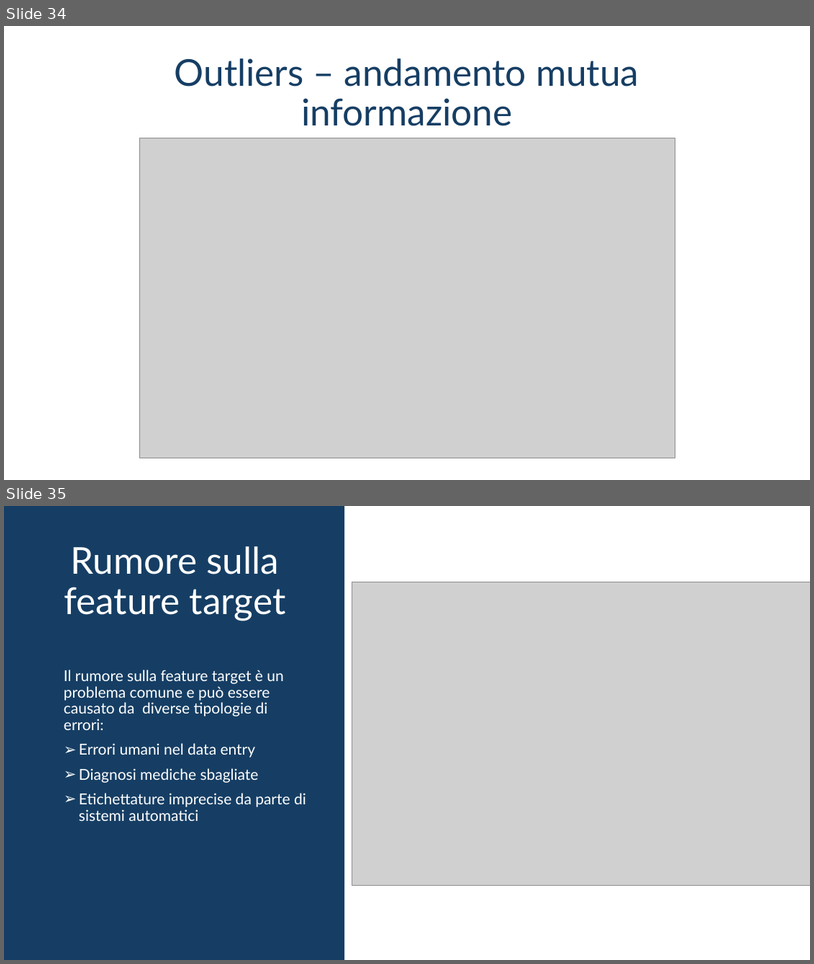
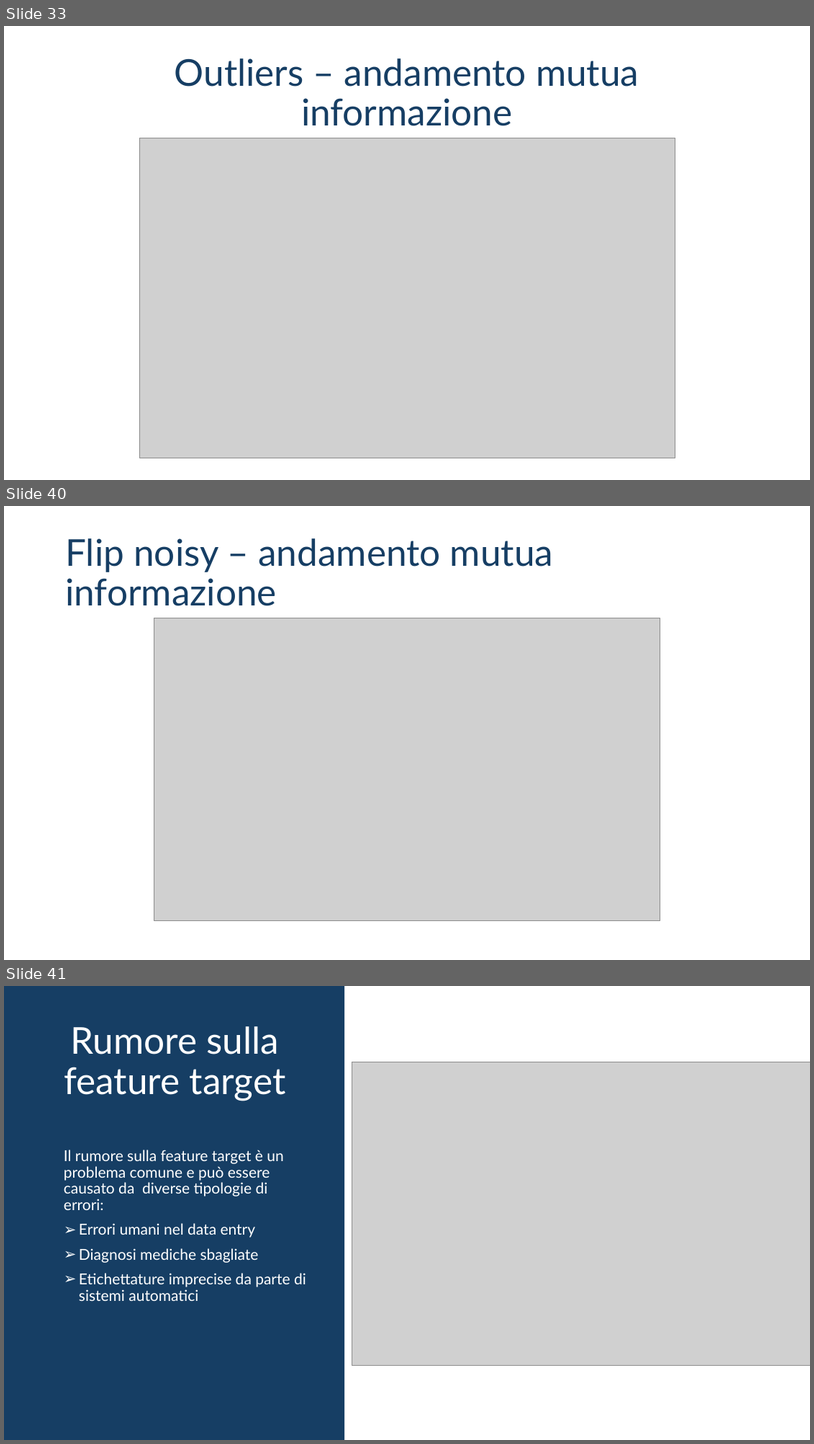
Before and after one commit to andreaspagnolo/architetture_dati, a slide deck: dirty_dataset_presentation.pptx. Shown one above the other, each under a label of ours: slides 34 and 35 before the commit, slides 33, 40 and 41 after it; the slides between them are not shown. The pictures are 814x964 and 814x1444 pixels, drawn with LibreOffice and Linux fonts; fonts in the diff are those of the drawing; grey boxes stand for pictures. Boxes give left, top, right and bottom in pixels: in the first picture for what was removed or moved away, otherwise in the second. Text is boxed around its words. In the diff, an @@ line names an element or a change of style, - is before the commit and + after.

```diff
--- a/dirty_dataset_presentation.pptx
+++ b/dirty_dataset_presentation.pptx
@@ slide 40 added at (4, 506, 810, 960), background #FFFFFF @@
@@ title added at (65, 538, 553, 606), 44 pt, text #163E64 @@
+Flip noisy – andamento mutua informazione
@@ picture added at (154, 618, 661, 921) @@
@@ what was slide 34 is now slide 33 @@
@@ what was slide 35 is now slide 41 @@
```
Also in this commit, not shown: 6 slides changed, 6 other slides added, 1 slide removed, 2 other files.
